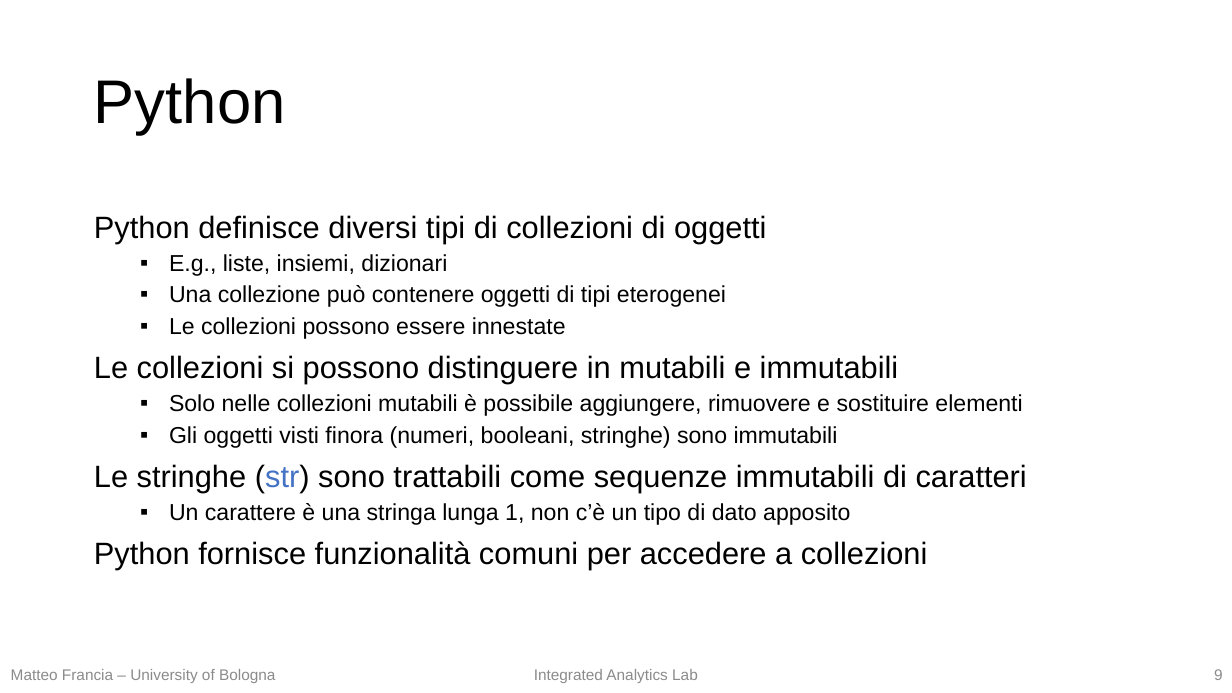
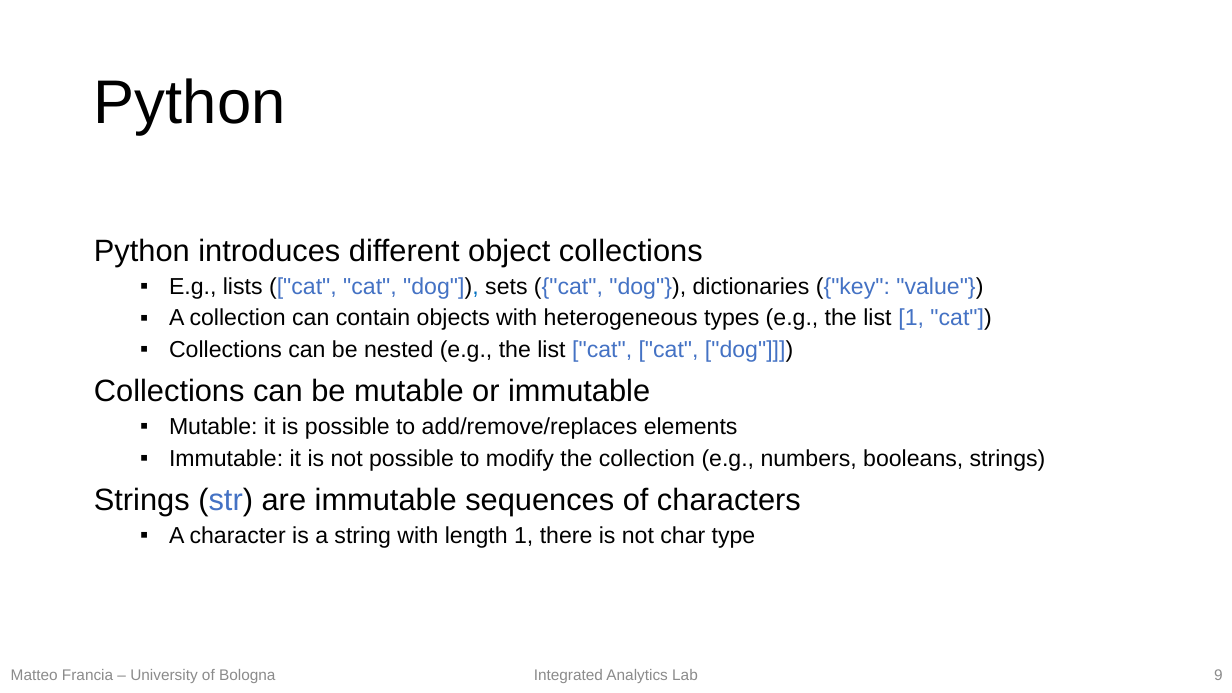
Before and after one commit to w4bo/teaching-handsondatapipelines, a slide deck: slide 9 of 01-MachineLearning/01-slides.pptx. Drawn at 1232x693 pixels with LibreOffice and Linux fonts; fonts in the diff are those of the drawing. Boxes give left, top, right and bottom in pixels: in the first picture for what was removed or moved away, otherwise in the second. Text is boxed around its words. In the diff, an @@ line names an element or a change of style, - is before the commit and + after.

```diff
--- a/01-MachineLearning/01-slides.pptx
+++ b/01-MachineLearning/01-slides.pptx
@@ text at [94,238,1046,548]: text changed @@
-Python definisce diversi tipi di collezioni di oggetti
-  ▪ E.g., liste, insiemi, dizionari
-  ▪ Una collezione può contenere oggetti di tipi eterogenei
-  ▪ Le collezioni possono essere innestate
-Le collezioni si possono distinguere in mutabili e immutabili
-  ▪ Solo nelle collezioni mutabili è possibile aggiungere, rimuovere e sostituire elementi
-  ▪ Gli oggetti visti finora (numeri, booleani, stringhe) sono immutabili
-Le stringhe (str) sono trattabili come sequenze immutabili di caratteri
-  ▪ Un carattere è una stringa lunga 1, non c’è un tipo di dato apposito
-Python fornisce funzionalità comuni per accedere a collezioni
+Python introduces different object collections
+  ▪ E.g., lists (["cat", "cat", "dog"]), sets ({"cat", "dog"}), dictionaries ({"key": "value"})
+  ▪ A collection can contain objects with heterogeneous types (e.g., the list [1, "cat"])
+  ▪ Collections can be nested (e.g., the list ["cat", ["cat", ["dog"]]])
+Collections can be mutable or immutable
+  ▪ Mutable: it is possible to add/remove/replaces elements
+  ▪ Immutable: it is not possible to modify the collection (e.g., numbers, booleans, strings)
+Strings (str) are immutable sequences of characters
+  ▪ A character is a string with length 1, there is not char type
```
Also in this commit, not shown: 25 other slides changed, 1 slide added, 1 slide removed, 1 other file.
